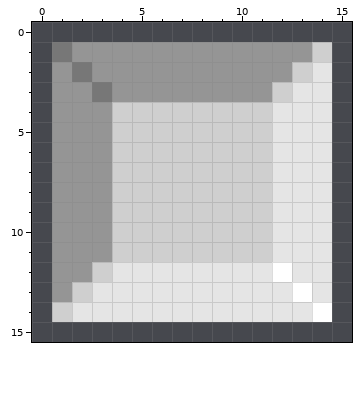
Two states of a pixel-art file, Assets/Aseprite/neutral.aseprite. Above: the version before the commit.
16x16 pixels, 1 frame.
Now the later version:
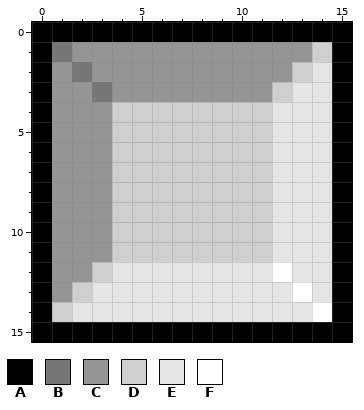
Palette (. is transparent): A #000000  B #777777  C #959595  D #cfcfcf  E #e5e5e5  F #ffffff
Edits made:
@@ x 0..15 @@
- 0 ................
- 1 .BCCCCCCCCCCCCD.
- 2 .CBCCCCCCCCCCDE.
- 3 .CCBCCCCCCCCDEE.
- 4 .CCCDDDDDDDDEEE.
- 5 .CCCDDDDDDDDEEE.
- 6 .CCCDDDDDDDDEEE.
- 7 .CCCDDDDDDDDEEE.
- 8 .CCCDDDDDDDDEEE.
- 9 .CCCDDDDDDDDEEE.
-10 .CCCDDDDDDDDEEE.
-11 .CCCDDDDDDDDEEE.
-12 .CCDEEEEEEEEFEE.
-13 .CDEEEEEEEEEEFE.
-14 .DEEEEEEEEEEEEF.
-15 ................
+ 0 AAAAAAAAAAAAAAAA
+ 1 ABCCCCCCCCCCCCDA
+ 2 ACBCCCCCCCCCCDEA
+ 3 ACCBCCCCCCCCDEEA
+ 4 ACCCDDDDDDDDEEEA
+ 5 ACCCDDDDDDDDEEEA
+ 6 ACCCDDDDDDDDEEEA
+ 7 ACCCDDDDDDDDEEEA
+ 8 ACCCDDDDDDDDEEEA
+ 9 ACCCDDDDDDDDEEEA
+10 ACCCDDDDDDDDEEEA
+11 ACCCDDDDDDDDEEEA
+12 ACCDEEEEEEEEFEEA
+13 ACDEEEEEEEEEEFEA
+14 ADEEEEEEEEEEEEFA
+15 AAAAAAAAAAAAAAAA
